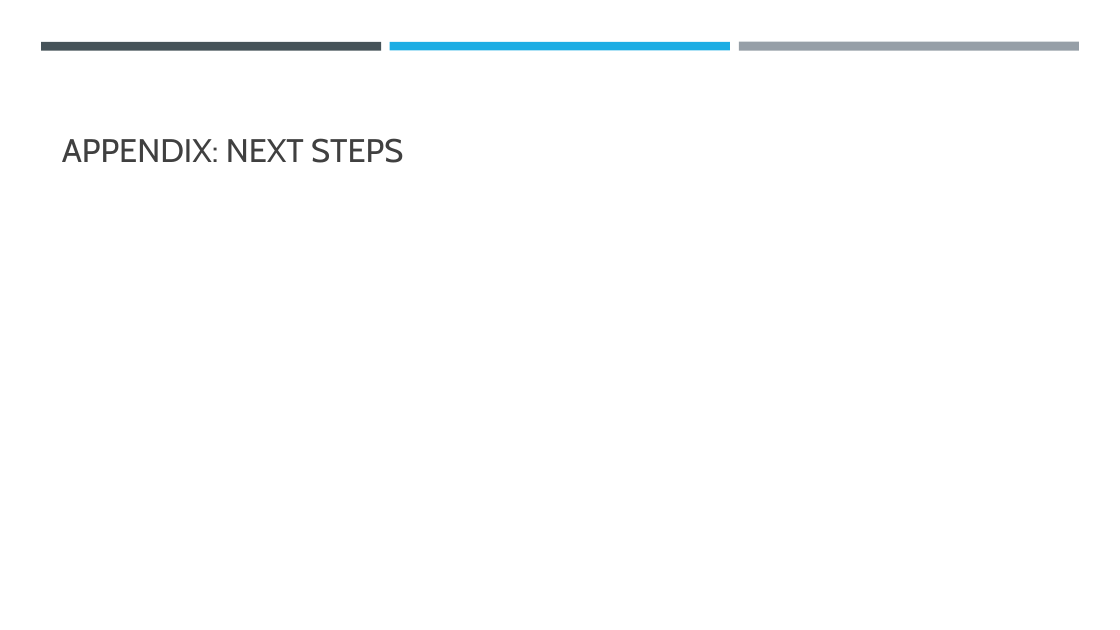
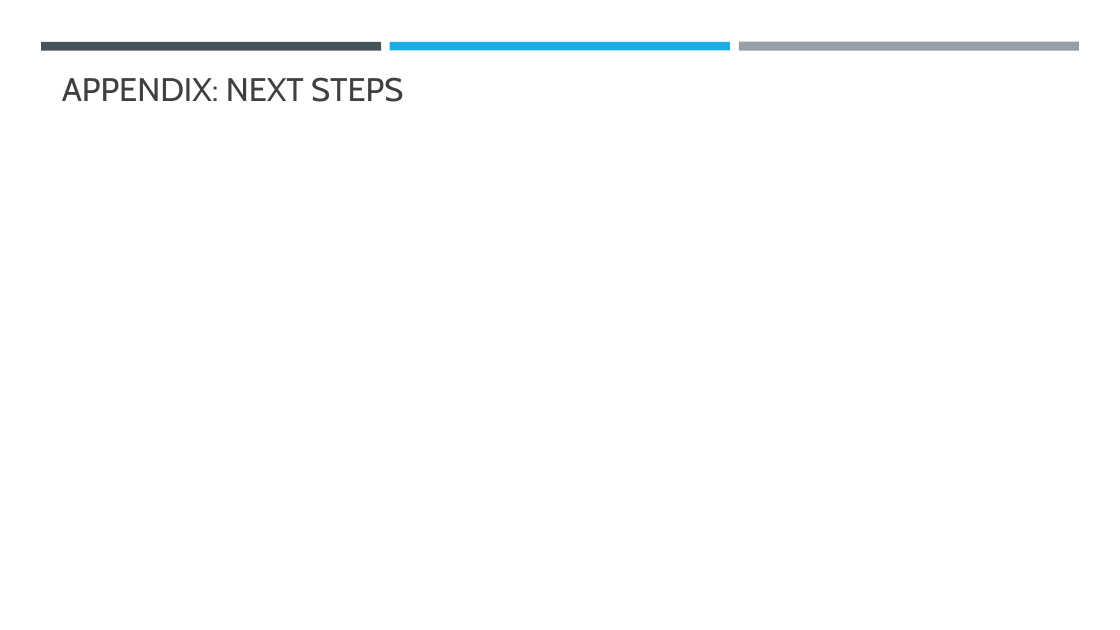
Before and after one commit to epayne323/ProjectOneRepo, a slide deck: slide 11 of Presentation/ProjectOne Presentation.pptx. Drawn at 1120x630 pixels with LibreOffice and Linux fonts; fonts in the diff are those of the drawing. Boxes give left, top, right and bottom in pixels: in the first picture for what was removed or moved away, otherwise in the second. Text is boxed around its words. In the diff, an @@ line names an element or a change of style, - is before the commit and + after.

```diff
--- a/Presentation/ProjectOne Presentation.pptx
+++ b/Presentation/ProjectOne Presentation.pptx
@@ title "APPENDIX: NEXT STEPS" at (62,77,403,102): vertical alignment bottom to top @@
```
Also in this commit, not shown: 10 other slides changed, 10 other files.
